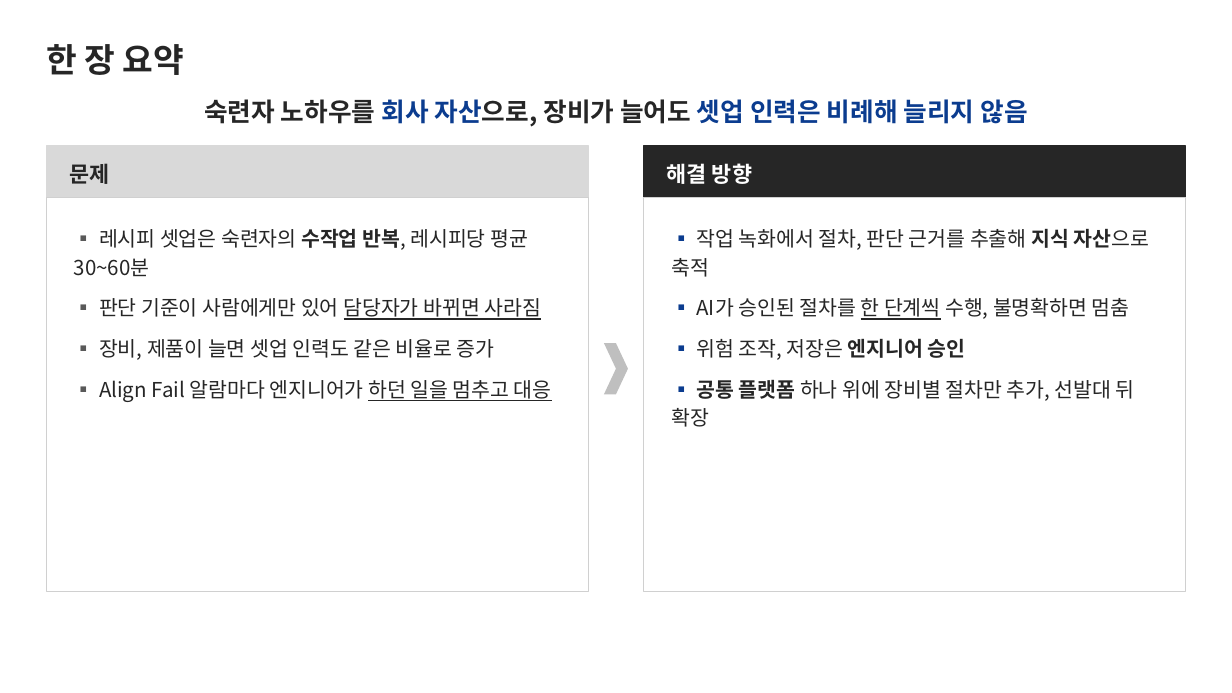
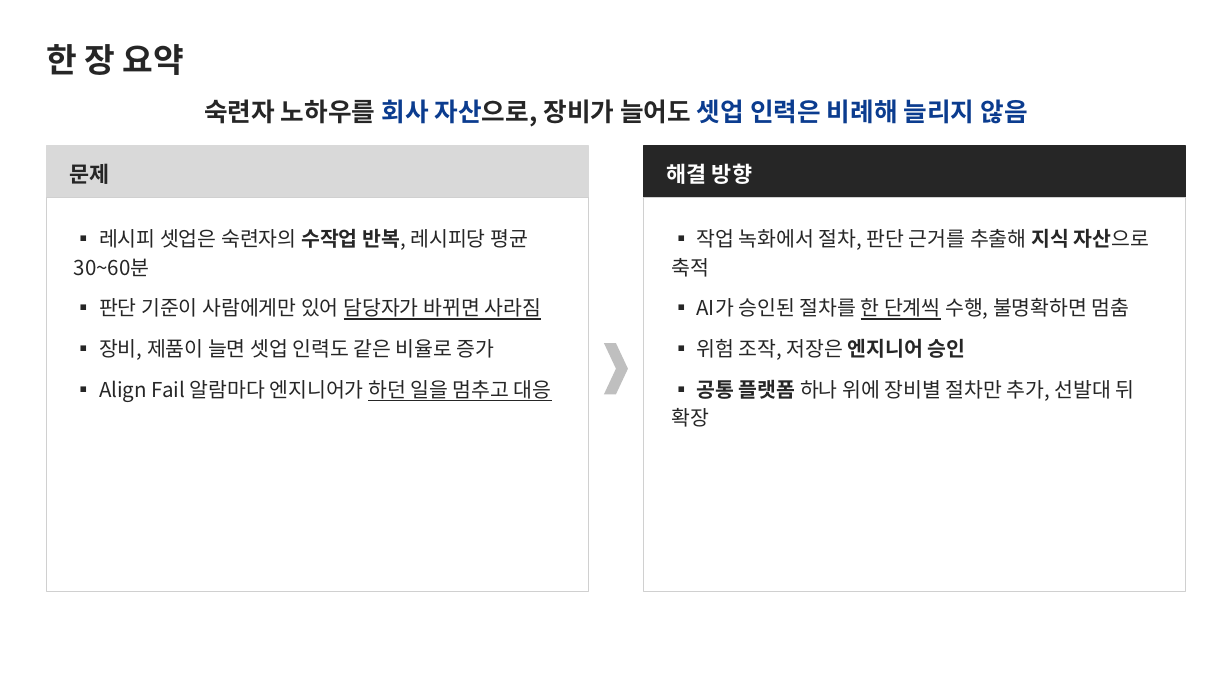
Before and after one commit to DarrenKoi/pm_notes, a slide deck: slide 4 of my-task/arc-tf/deliverables/arc-tf-exec-summary.pptx. Drawn at 1232x693 pixels with LibreOffice and Linux fonts; fonts in the diff are those of the drawing. Boxes give left, top, right and bottom in pixels: in the first picture for what was removed or moved away, otherwise in the second. Text is boxed around its words. In the diff, an @@ line names an element or a change of style, - is before the commit and + after.

```diff
--- a/my-task/arc-tf/deliverables/arc-tf-exec-summary.pptx
+++ b/my-task/arc-tf/deliverables/arc-tf-exec-summary.pptx
@@ text "▪ 레시피 셋업은 숙련자의 수작업 ..." at [74,229,552,402]: text colour #595959 to #262626 in "▪", "▪", "▪", "▪" @@
@@ text "▪ 작업 녹화에서 절차, 판단 ..." at [671,229,1149,427]: text colour #0B3C8F to #262626 in "▪", "▪", "▪", "▪" @@
```
Also in this commit, not shown: 2 other slides changed, 4 other files.
